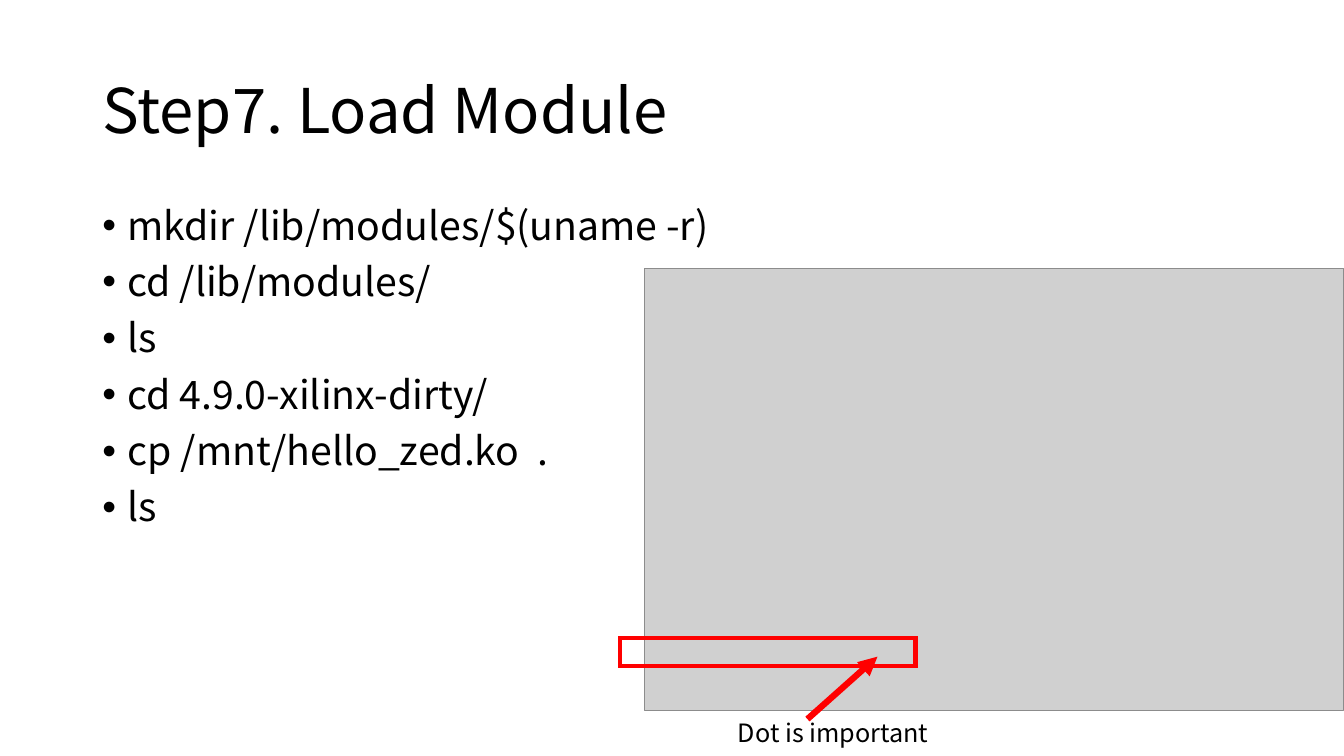
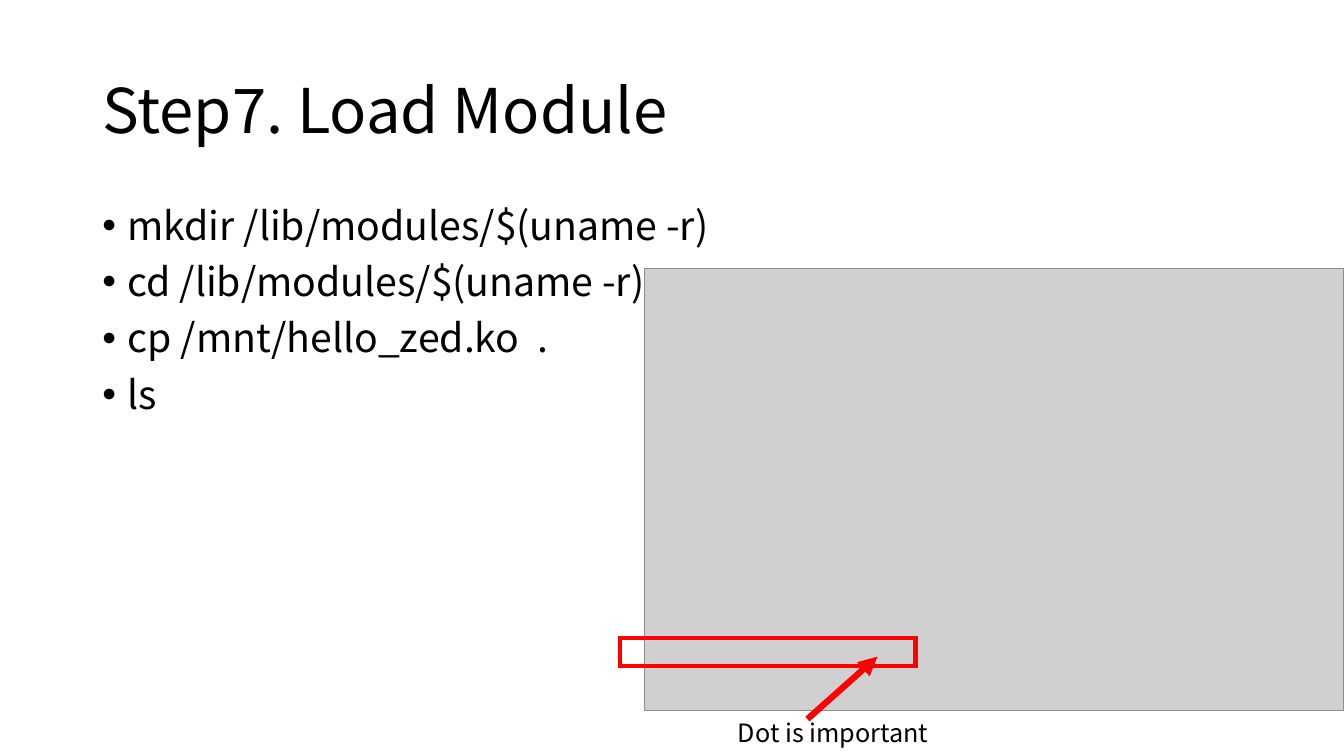
Before and after one commit to WilliamFJYang/System-on-Chip, a slide deck: slide 8 of 00/vivado_lab5_1_Simple_Driver_Module_Program_Exercise.pptx. Drawn at 1344x756 pixels with LibreOffice and Linux fonts; fonts in the diff are those of the drawing; grey boxes stand for pictures; background and template pictures are left out. Boxes give left, top, right and bottom in pixels: in the first picture for what was removed or moved away, otherwise in the second. Text is boxed around its words. In the diff, an @@ line names an element or a change of style, - is before the commit and + after.

Commit message:
fix LAb5_1 ppt

```diff
--- a/00/vivado_lab5_1_Simple_Driver_Module_Program_Exercise.pptx
+++ b/00/vivado_lab5_1_Simple_Driver_Module_Program_Exercise.pptx
@@ text at (128,263,644,304): text changed @@
-• cd /lib/modules/
-• ls
-• cd 4.9.0-xilinx-dirty/
+• cd /lib/modules/$(uname -r)
```
